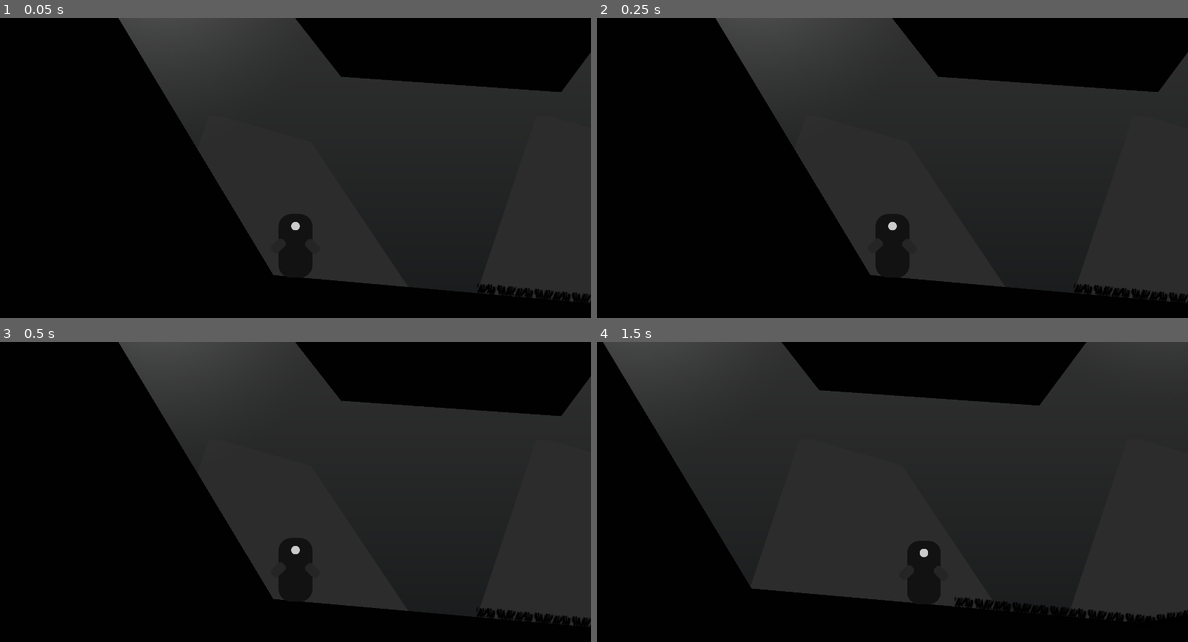
Above: before the commit, frames 1-4 (two rows, left to right).
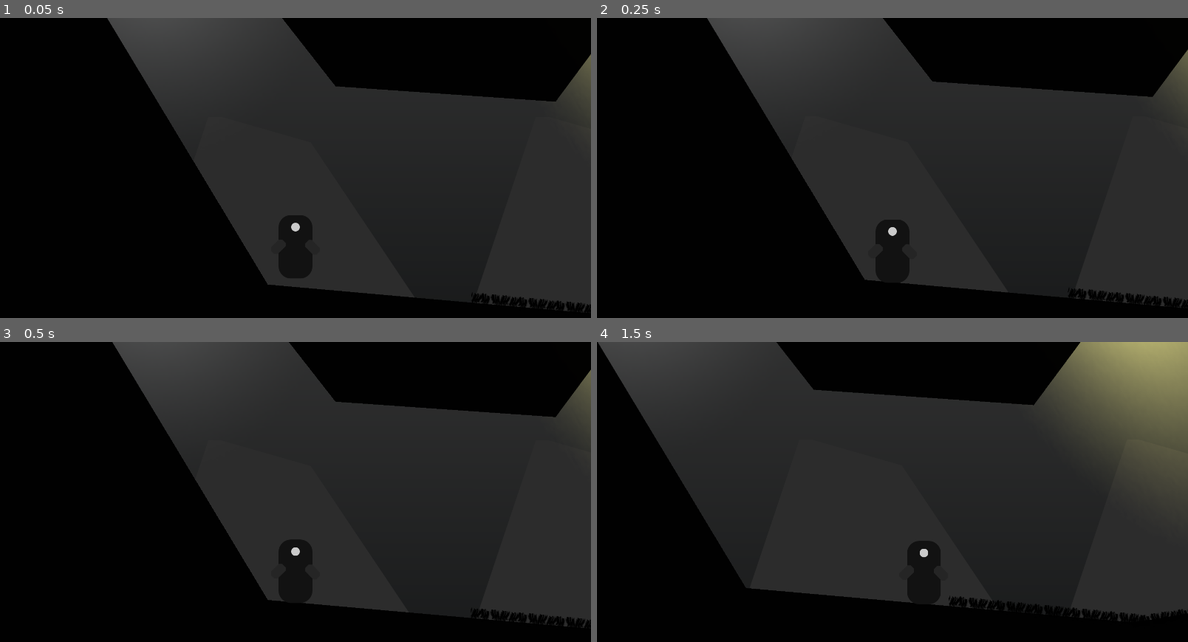
Above: after the commit, the same moments.

Repository: Cowa/A-drop-of-light
Game: Godot game, scene res://levels/LevelTest.tscn
The game is run twice, just before and just after one commit, with the same random seed, the same clock (stepped at 60 frames per second) and the same inputs.
Inputs:
- Up to frame 1 (0.05 s): no input
- Up to frame 2 (0.25 s): no input
- Up to frame 3 (0.5 s): no input
- Up to frame 4 (1.5 s): hold Right (ui_right) from 0.53 s (still down); tap Space (ui_select) at 0.6, 0.77, 1.07, 1.35 s

The runs differ from the first frame. In frame 1, 5.4% of the frame differs, in the area x 18-100%, y 0-99%; in frame 2, 3.6%; in frame 3, 2.0%; in frame 4, 9.3%, in the area x 0-100%, y 0-94%.

Commit message:
Progress

Diff:
--- a/enemy/Shadow.gd
+++ b/enemy/Shadow.gd
@@ -19,7 +19,7 @@
 
 var direction = Vector2(0, 0)
 
-export (int) var move_speed = 250
+export (int) var move_speed = 350
 export (NodePath) var patrol_path
 
 var patrol_points
--- a/enemy/Shadow.tscn
+++ b/enemy/Shadow.tscn
@@ -1,8 +1,9 @@
-[gd_scene load_steps=24 format=2]
+[gd_scene load_steps=25 format=2]
 
 [ext_resource path="res://player/eye_player.png" type="Texture" id=1]
 [ext_resource path="res://enemy/mouth.png" type="Texture" id=2]
 [ext_resource path="res://enemy/Shadow.gd" type="Script" id=3]
+[ext_resource path="res://assets/ghost.wav" type="AudioStream" id=4]
 
 [sub_resource type="CircleShape2D" id=1]
 radius = 69.029
@@ -165,8 +166,8 @@
 }
 
 [node name="Mouth" type="Sprite" parent="."]
-position = Vector2( 0, 52.6779 )
-scale = Vector2( 1, 0.853558 )
+position = Vector2( 0, 51.6654 )
+scale = Vector2( 1, 0.833308 )
 texture = ExtResource( 2 )
 
 [node name="TestPath" type="Path2D" parent="."]
@@ -190,11 +191,15 @@
 anims/player_undetected = SubResource( 9 )
 
 [node name="AnimationTree" type="AnimationTree" parent="."]
-tree_root = SubResource( 28 )
+tree_root = SubResource( 19 )
 anim_player = NodePath("../AnimationPlayer")
 active = true
 process_mode = 0
-parameters/playback = SubResource( 21 )
+parameters/playback = SubResource( 20 )
 parameters/player_detected/Blend2/blend_amount = 0.2
+
+[node name="AudioStreamPlayer2D" type="AudioStreamPlayer2D" parent="."]
+stream = ExtResource( 4 )
+autoplay = true
 [connection signal="area_entered" from="VisionArea" to="." method="_on_VisionArea_area_entered"]
 [connection signal="area_exited" from="VisionArea" to="." method="_on_VisionArea_area_exited"]
--- a/levels/LevelTest.gd
+++ b/levels/LevelTest.gd
@@ -1,4 +1,6 @@
 extends Node
+
+var first_pickup = true
 
 func _ready():
 	$Player.connect("drop_plant", self, "_on_drop_plant")
@@ -13,3 +15,12 @@
 
 func _on_pick_plant():
 	$Plant.picked()
+
+	if first_pickup:
+		$Plant.start_timer()
+		$Tween.interpolate_property($LightingThePlant, "energy", $LightingThePlant.energy, 0, 5, Tween.TRANS_BACK, Tween.EASE_OUT)
+		$Tween.start()
+		yield($Tween, "tween_all_completed")
+		$LightingThePlant.queue_free()
+
+	first_pickup = false
--- a/levels/LevelTest.tscn
+++ b/levels/LevelTest.tscn
@@ -13,11 +13,18 @@
 [ext_resource path="res://levels/foliage/mountain.png" type="Texture" id=11]
 [ext_resource path="res://plant/plant-light.png" type="Texture" id=12]
 [ext_resource path="res://plant/PlantPowerUp.tscn" type="PackedScene" id=13]
+[ext_resource path="res://assets/ambient.wav" type="AudioStream" id=14]
 
 [sub_resource type="Curve2D" id=1]
 bake_interval = 100.0
 _data = {
 "points": PoolVector2Array( 0, 0, 0, 0, 3169, -156, 0, 0, 0, 0, 2761, -98, 0, 0, 0, 0, 2486, 31, 0, 0, 0, 0, 2276, -127 )
+}
+
+[sub_resource type="Curve2D" id=2]
+bake_interval = 100.0
+_data = {
+"points": PoolVector2Array( 0, 0, 0, 0, 6390, 147, 0, 0, 0, 0, 5988, 220, 0, 0, 0, 0, 5159, 244, 0, 0, 0, 0, 4786, 137, 0, 0, 0, 0, 4612, 252 )
 }
 
 [node name="LevelTest" type="Node"]
@@ -76,8 +83,8 @@
 
 [node name="Structure" type="CollisionPolygon2D" parent="StaticBody2D"]
 modulate = Color( 0.0546875, 0.0546875, 0.0546875, 1 )
-position = Vector2( 129, 716 )
-polygon = PoolVector2Array( -830, 153, -1503, -963, -1146, - …(113 unchanged characters)…  895, 1366, 1084, 2972, 635, 4395, 848, 6063, 1129, 6105, 637, 6642, -1335, 5488, 280, 4122, 52, 2817, -24, 1780, 195, 1524, 155, 1181, …(97 unchanged characters)…
+position = Vector2( 130, 717 )
+polygon = PoolVector2Array( -830, 153, -1503, -963, -1146, - …(113 unchanged characters)…  895, 1366, 1084, 2972, 635, 4395, 848, 7868, 1103, 8517, 330, 7607, -187, 6260, 106, 4172, 57, 4061, -90, 3918, -109, 3933, -260, 3842, -286, 3835, -436, 3656, -444, 3656, -326, 3439, -309, 3416, -160, 3251, -158, 3236, 3, 2817, -24, 1780, 195, 1524, 155, 1181, …(97 unchanged characters)…
 script = ExtResource( 4 )
 __meta__ = {
 "_edit_group_": true
@@ -85,13 +92,13 @@
 
 [node name="Visual" type="Polygon2D" parent="StaticBody2D/Structure"]
 color = Color( 0.0941176, 0.0941176, 0.0941176, 1 )
-polygon = PoolVector2Array( -830, 153, -1503, -963, -1146, - …(113 unchanged characters)…  895, 1366, 1084, 2972, 635, 4395, 848, 6063, 1129, 6105, 637, 6642, -1335, 5488, 280, 4122, 52, 2817, -24, 1780, 195, 1524, 155, 1181, 150, 974, 169, 953, 68, 696, 83, 699.821, 219.568, 433, 265 )
+polygon = PoolVector2Array( -830, 153, -1503, -963, -1146, - …(113 unchanged characters)…  895, 1366, 1084, 2972, 635, 4395, 848, 7868, 1103, 8517, 330, 7607, -187, 6260, 106, 4172, 57, 4061, -90, 3918, -109, 3933, -260, 3842, -286, 3838, -456, 3656, -444, 3656, -326, 3439, -309, 3416, -160, 3251, -158, 3236, 3, 2817, -24, 1780, 195, 1524, 155, 1181, 150, 974, 169, 949.793, 102.431, 913, 70, 727, 78, 697.57, 139.135, 699.821, 219.568, 433, 265 )
 __meta__ = {
 "_edit_lock_": true
 }
 
 [node name="Player" parent="." instance=ExtResource( 1 )]
-position = Vector2( -629, 774 )
+position = Vector2( -610, 744 )
 
 [node name="Plant" parent="." instance=ExtResource( 2 )]
 position = Vector2( 948, 737 )
@@ -99,6 +106,10 @@
 [node name="Shadow" parent="." instance=ExtResource( 5 )]
 position = Vector2( 2641, -265 )
 patrol_path = NodePath("../Path2D")
+
+[node name="Shadow2" parent="." instance=ExtResource( 5 )]
+position = Vector2( 6245, 144 )
+patrol_path = NodePath("../Path2D2")
 
 [node name="Details" type="Node" parent="."]
 
@@ -144,16 +155,34 @@
 color = Color( 0.635294, 0.635294, 0.635294, 1 )
 range_layer_min = -1
 
-[node name="Light2D2" type="Light2D" parent="."]
-position = Vector2( 648, -321 )
-scale = Vector2( 7.54, 7.92 )
+[node name="LightingThePlant" type="Light2D" parent="."]
+position = Vector2( 508, -216 )
+rotation = 2.63318
+scale = Vector2( 7.41711, 14.5801 )
 texture = ExtResource( 12 )
-color = Color( 0.635294, 0.635294, 0.635294, 1 )
+color = Color( 0.819608, 0.784314, 0.380392, 1 )
+energy = 2.0
 range_layer_min = -1
+__meta__ = {
+"_edit_lock_": true
+}
 
 [node name="PlantPowerUp" parent="." instance=ExtResource( 13 )]
-position = Vector2( 2082, 823 )
-rotation = -0.357675
+position = Vector2( 3876, 223 )
+rotation = -0.0170003
 
 [node name="PlantPowerUp2" parent="." instance=ExtResource( 13 )]
 position = Vector2( 3108, 654 )
+
+[node name="Tween" type="Tween" parent="."]
+
+[node name="Path2D2" type="Path2D" parent="."]
+curve = SubResource( 2 )
+
+[node name="PathFollow2D" type="PathFollow2D" parent="Path2D2"]
+position = Vector2( 6390, 147 )
+rotation = 2.96195
+
+[node name="AudioStreamPlayer" type="AudioStreamPlayer" parent="."]
+stream = ExtResource( 14 )
+autoplay = true
--- a/plant/Plant.gd
+++ b/plant/Plant.gd
@@ -19,7 +19,7 @@
 
 
 func _timer_timeout():
-	$Tween.interpolate_property(PowerLight, "texture_scale", PowerLight.texture_scale, PowerLight.texture_scale - 0.5, 0.5, Tween.TRANS_BACK, Tween.EASE_OUT)
+	$Tween.interpolate_property(PowerLight, "texture_scale", PowerLight.texture_scale, max(PowerLight.texture_scale - 0.5, 0), 0.5, Tween.TRANS_BACK, Tween.EASE_OUT)
 	$Tween.start()
 
 	yield($Tween, "tween_all_completed")
@@ -66,4 +66,5 @@
 
 
 func more_life():
-	PowerLight.texture_scale += 0.5
+	$Tween.interpolate_property(PowerLight, "texture_scale", PowerLight.texture_scale, PowerLight.texture_scale + 1, 0.75, Tween.TRANS_BOUNCE, Tween.EASE_OUT)
+	$Tween.start()
--- a/player/Player.gd
+++ b/player/Player.gd
@@ -14,6 +14,7 @@
 
 var plant_detected = false
 var plant_holding = false
+var first_pickup = true
 
 var plant_world = null
 
@@ -53,13 +54,17 @@
 		plant_holding = true
 		Plant.show()
 		Plant.sync_with(plant_world)
-		Plant.start_timer()
+
+		if first_pickup:
+			Plant.start_timer()
+
+		first_pickup = false
 		StateMachine.travel("flower_picking")
 	elif Input.is_action_just_pressed("ui_select") and not jumping and plant_holding:
 		plant_holding = false
 		StateMachine.travel("flower_drop")
 		Plant.hide()
-		Plant.stop_timer()
+		#Plant.stop_timer()
 		plant_world.sync_with(Plant)
 
 		emit_signal("drop_plant", global_position, Vector2.ZERO)
--- a/player/Player.tscn
+++ b/player/Player.tscn
@@ -443,7 +443,7 @@
 
 [sub_resource type="Animation" id=7]
 resource_name = "idle"
-length = 0.3
+length = 0.5
 step = 0.05
 tracks/0/type = "value"
 tracks/0/path = NodePath("Body:scale")
--- a/project.godot
+++ b/project.godot
@@ -28,6 +28,16 @@
 window/stretch/mode="viewport"
 window/stretch/aspect="keep"
 
+[input]
+
+ui_select={
+"deadzone": 0.5,
+"events": [ Object(InputEventKey,"resource_local_to_scene":false,"resource_name":"","device":0,"alt":false,"shift":false,"control":false,"meta":false,"command":false,"pressed":false,"scancode":32,"unicode":0,"echo":false,"script":null)
+, Object(InputEventJoypadButton,"resource_local_to_scene":false,"resource_name":"","device":0,"button_index":3,"pressure":0.0,"pressed":false,"script":null)
+, Object(InputEventKey,"resource_local_to_scene":false,"resource_name":"","device":0,"alt":false,"shift":false,"control":false,"meta":false,"command":false,"pressed":false,"scancode":16777239,"unicode":0,"echo":false,"script":null)
+ ]
+}
+
 [layer_names]
 
 2d_physics/layer_1="Player"
Not shown, added: assets/ambient.wav.import
Not shown, added: assets/ghost.wav.import
Not shown: 1 places in enemy/Shadow.tscn that only renumber resources
Not shown: 1 places in levels/LevelTest.tscn that only renumber resources
Not shown, added: assets/ambient.wav
Not shown, added: assets/ghost.wav
